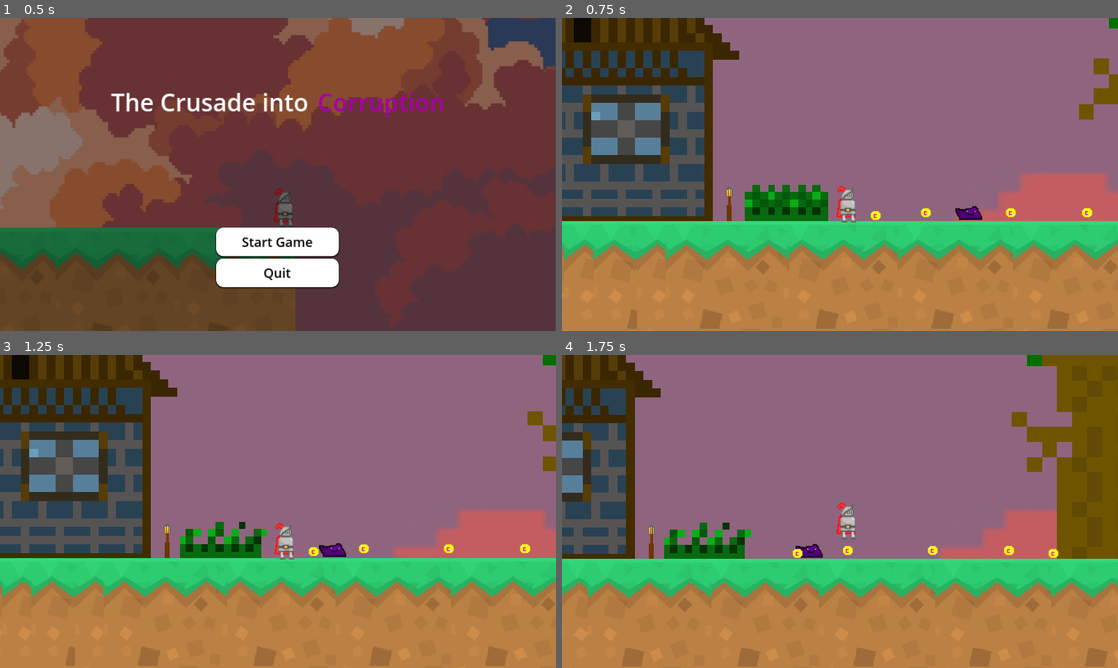
Above: before the commit, frames 1-4 (two rows, left to right).
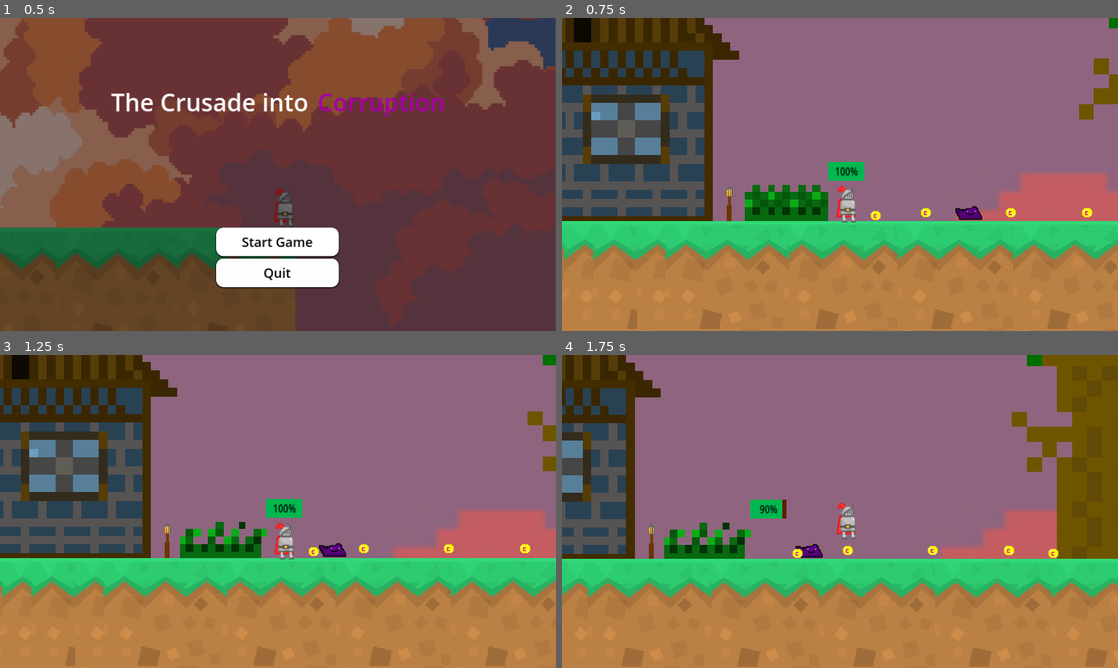
Above: after the commit, the same moments.

Repository: NotCritKai/TCITC
Game: Godot game, scene res://scenes/Main_Menu.tscn
The game is run twice, just before and just after one commit, with the same random seed, the same clock (stepped at 60 frames per second) and the same inputs.
Inputs (mouse positions are in pixels of both pictures, inside the frame that each line leads up to):
- Up to frame 1 (0.5 s): no input
- Up to frame 2 (0.75 s): click "Start Game" at 0.5 s
- Up to frame 3 (1.25 s): no input
- Up to frame 4 (1.75 s): move the mouse to (962, 495) at 1.27 s; hold D (move_right) from 1.28 s (still down); tap W (jump) at 1.35, 1.52 s

Frame 1 is identical in both runs. In frame 2, 0.4% of the frame differs, in the area x 47-55%, y 46-52%; in frame 3, 0.4%; in frame 4, 0.4%.

Commit message:
healthbar

Diff:
--- a/scenes/KnightPlayer.tscn
+++ b/scenes/KnightPlayer.tscn
@@ -6,6 +6,12 @@
 [sub_resource type="CapsuleShape2D" id="CapsuleShape2D_lohmf"]
 radius = 5.11611
 height = 15.5037
+
+[sub_resource type="StyleBoxFlat" id="StyleBoxFlat_axt0f"]
+bg_color = Color(0.380392, 0.109804, 0, 1)
+
+[sub_resource type="StyleBoxFlat" id="StyleBoxFlat_4afuj"]
+bg_color = Color(0, 0.721569, 0.313726, 1)
 
 [node name="Player" type="CharacterBody2D" groups=["player"]]
 z_index = 10
@@ -25,3 +31,21 @@
 
 [node name="DashTimer" type="Timer" parent="."]
 wait_time = 3.5
+
+[node name="CanvasLayer" type="CanvasLayer" parent="."]
+follow_viewport_enabled = true
+
+[node name="ProgressBar" type="ProgressBar" parent="CanvasLayer"]
+light_mask = 1023
+visibility_layer = 1023
+offset_left = -5.0
+offset_top = -55.0
+offset_right = 61.0
+offset_bottom = -28.0
+scale = Vector2(0.565861, 0.722898)
+theme_override_colors/font_color = Color(0, 0, 0, 1)
+theme_override_colors/font_outline_color = Color(0.345098, 0.345098, 0.345098, 1)
+theme_override_styles/background = SubResource("StyleBoxFlat_axt0f")
+theme_override_styles/fill = SubResource("StyleBoxFlat_4afuj")
+value = 100.0
+rounded = true
--- a/scripts/player.gd
+++ b/scripts/player.gd
@@ -7,9 +7,8 @@
 # Health
 @export var maxHealth: int = 100
 var currentHealth: int
-signal healthChanged
 
-# Damage cooldown (so you don’t take damage every frame)
+# Damage cooldown
 @export var damageCooldown: float = 1.0
 var canTakeDamage: bool = true
 
@@ -18,22 +17,28 @@
 
 @onready var sprite: Sprite2D = $Sprite2D
 
+# Health bar reference (ProgressBar)
+@onready var health_bar: ProgressBar = $CanvasLayer/ProgressBar
+
 func _ready() -> void:
-	# Initialize health at start
 	currentHealth = maxHealth
-	emit_signal("healthChanged", currentHealth)
+
+	# Initialize the health bar
+	health_bar.max_value = maxHealth
+	health_bar.value = currentHealth
+
 	print("Player ready with health:", currentHealth)
 
 func _physics_process(delta: float) -> void:
-	# Add gravity
+	# Gravity
 	if not is_on_floor():
 		velocity.y += gravity * delta
 
-	# Handle jump
+	# Jump
 	if Input.is_action_just_pressed("jump") and is_on_floor():
 		velocity.y = JUMP_VELOCITY
 
-	# Get the input direction: -1, 0, or 1
+	# Movement
 	var direction := Input.get_axis("move_left", "move_right")
 
 	# Flip sprite
@@ -42,7 +47,7 @@
 	elif direction < 0:
 		sprite.flip_h = true
 
-	# Apply direction
+	# Apply movement
 	if direction != 0:
 		velocity.x = direction * SPEED
 	else:
@@ -57,21 +62,18 @@
 func take_damage(amount: int) -> void:
 	if canTakeDamage:
 		currentHealth -= amount
-
-		# Print health every time damage is taken
 		print("Player took", amount, "damage. Current health:", currentHealth)
 
-		# Optional: emit signal if you want UI later
-		emit_signal("healthChanged", currentHealth)
+		# Update the health bar
+		health_bar.value = currentHealth
 
 		if currentHealth <= 0:
 			die()
 
-		# Start cooldown so player can't take damage instantly again(work in progress)
+		# Start cooldown
 		canTakeDamage = false
 		var timer := get_tree().create_timer(damageCooldown)
 		timer.timeout.connect(func(): canTakeDamage = true)
 
 func die() -> void:
 	print("Player has died!")
-	# We can add a death animation or death screen here eventually.
Not shown: 1 places in scenes/KnightPlayer.tscn that only renumber resources
